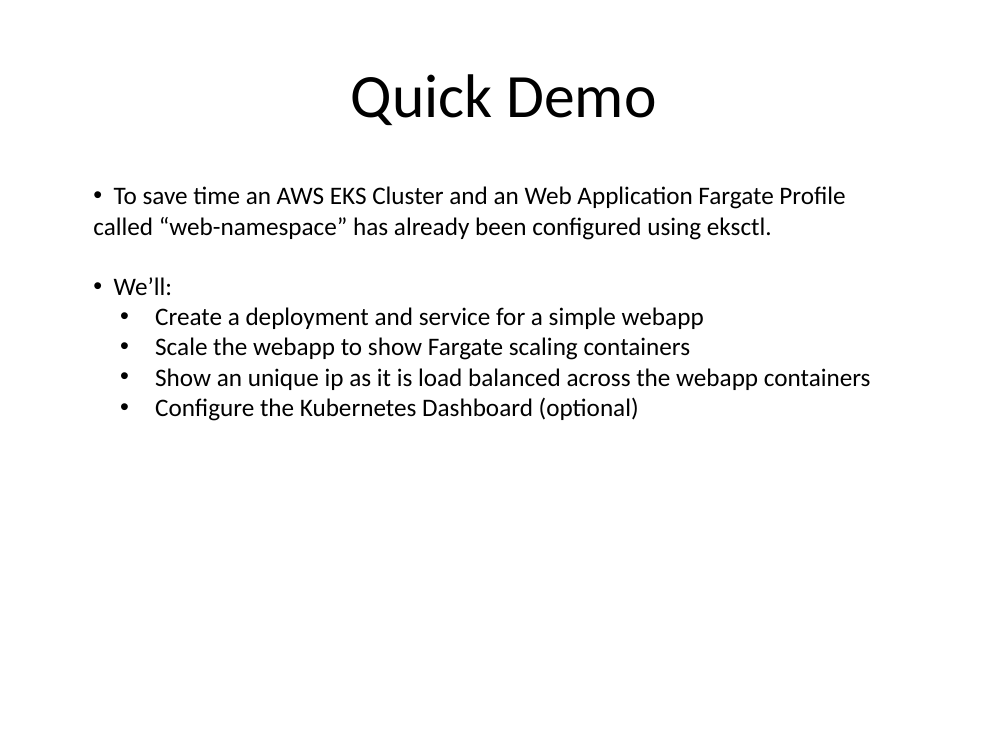
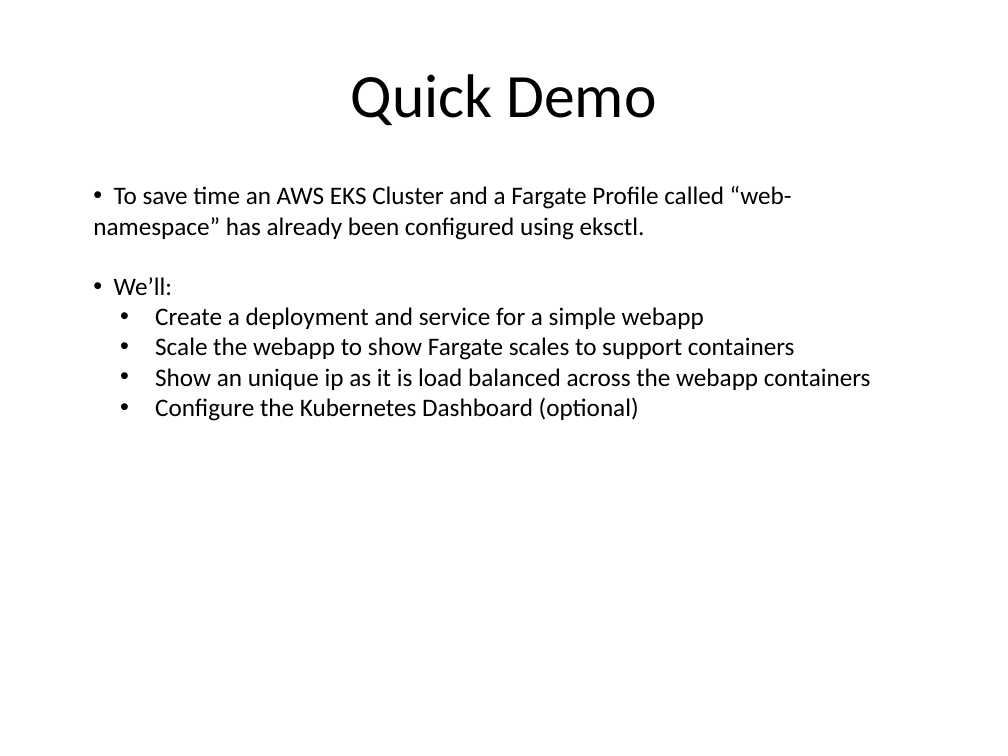
Before and after one commit to kskalvar/aws-eks-cluster-fargate-quickstart, a slide deck: slide 8 of slides/AWS-EKS-Cluster-Fargate-Quickstart.pptx. Drawn at 1008x756 pixels with LibreOffice and Linux fonts; fonts in the diff are those of the drawing; background and template pictures are left out. Boxes give left, top, right and bottom in pixels: in the first picture for what was removed or moved away, otherwise in the second. Text is boxed around its words. In the diff, an @@ line names an element or a change of style, - is before the commit and + after.

```diff
--- a/slides/AWS-EKS-Cluster-Fargate-Quickstart.pptx
+++ b/slides/AWS-EKS-Cluster-Fargate-Quickstart.pptx
@@ text at bbox=[93, 186, 792, 240]: text changed @@
-• To save time an AWS EKS Cluster and an Web Application Fargate Profile called “web-namespace” has already been configured using eksctl.
+• To save time an AWS EKS Cluster and a Fargate Profile called “web-namespace” has already been configured using eksctl.
@@ text at bbox=[155, 337, 795, 360]: text changed @@
-  • Scale the webapp to show Fargate scaling containers
+  • Scale the webapp to show Fargate scales to support containers
```
Also in this commit, not shown: 7 other slides changed.
